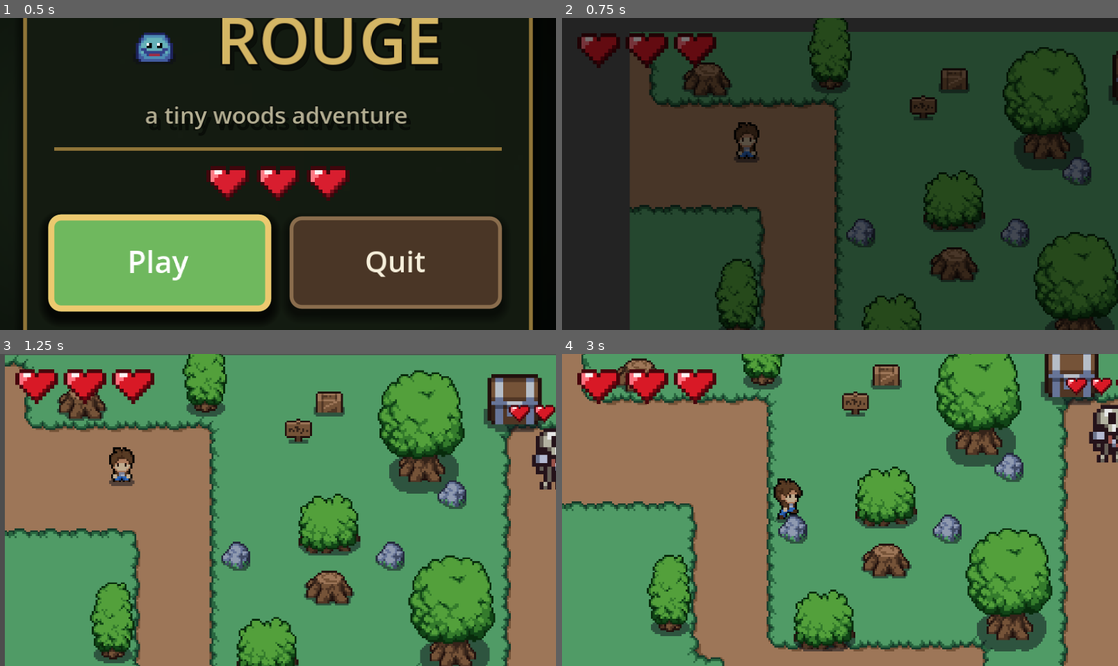
Above: before the commit, frames 1-4 (two rows, left to right).
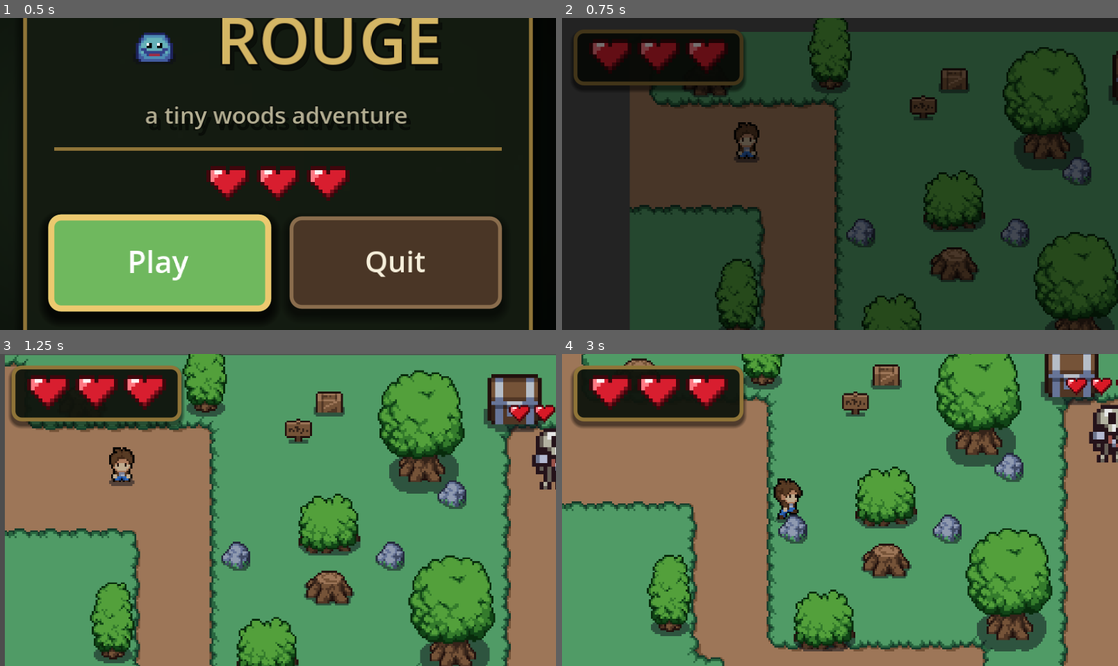
Above: after the commit, the same moments.

Repository: ConnorEMcclanahan/Rouge2D
Game: Godot game, scene res://scenes/menu.tscn
Two runs of this game, one before a commit and one after it. Both use one fixed random seed, a clock stepped at 60 frames per second and the inputs below.
Inputs (mouse positions are in pixels of both pictures, inside the frame that each line leads up to):
- Up to frame 1 (0.5 s): no input
- Up to frame 2 (0.75 s): click "Play" at 0.5 s
- Up to frame 3 (1.25 s): no input
- Up to frame 4 (3 s): tap Enter (ui_accept) at 1.25, 1.52, 2.27 s; move the mouse to (962, 494) at 1.27 s; hold D 1.28-2.03 s; move the mouse to (728, 525) at 2.02 s; hold S 2.03-2.78 s; move the mouse to (895, 441) at 2.77 s; hold D from 2.78 s (still down)

Frame 1 is identical in both runs. In frame 2, 4.7% of the frame differs, in the area x 2-33%, y 3-24%; in frame 3, 5.8%; in frame 4, 5.9%, in the area x 1-34%, y 3-24%.

Commit message:
Polish in-game UI: HUD hearts plate, upgrade panel redesign, keycap interact prompt

Diff:
--- a/scripts/hud.gd
+++ b/scripts/hud.gd
@@ -1,56 +1,89 @@
 extends CanvasLayer
-## Zelda-style hearts HUD. Heart textures come from the shared UiTheme helpers.
+## Hearts HUD in a small bordered plate. Heart textures come from UiTheme.
+
 const UiTheme = preload("res://scripts/ui_theme.gd")
 
 var hearts: Array[TextureRect] = []
 var full_texture: ImageTexture
 var empty_texture: ImageTexture
 var pending_health: int = 3
+var plate: PanelContainer
 
 func _ready() -> void:
 	layer = 10
 	full_texture = UiTheme.make_heart_texture(
-		Color(0.85, 0.1, 0.15), Color(1.0, 0.45, 0.5),
-		Color(0.45, 0.02, 0.06), Color(0.28, 0.02, 0.05), Color(1.0, 0.95, 0.95)
+		Color("d81e2f"), Color("ff7a84"),
+		Color("7c0f1b"), Color("3f060c"), Color("fff2f3")
 	)
 	empty_texture = UiTheme.make_heart_texture(
-		Color(0.24, 0.24, 0.27), Color(0.38, 0.38, 0.42),
-		Color(0.12, 0.12, 0.14), Color(0.07, 0.07, 0.09), Color(0.3, 0.3, 0.34)
+		Color("232529"), Color("3a3d42"),
+		Color("121316"), Color("070709"), Color("2e3136")
 	)
+
+	plate = PanelContainer.new()
+	plate.name = "Plate"
+	var style := UiTheme.make_panel_style(Color("10150de6"), UiTheme.C_PANEL_BORDER, 5)
+	style.shadow_size = 2
+	style.shadow_offset = Vector2(0, 2)
+	style.content_margin_left = 8.0
+	style.content_margin_right = 8.0
+	style.content_margin_top = 5.0
+	style.content_margin_bottom = 6.0
+	plate.add_theme_stylebox_override("panel", style)
+	plate.position = Vector2(6, 6)
+	plate.mouse_filter = Control.MOUSE_FILTER_IGNORE
+	add_child(plate)
 
 	var container := HBoxContainer.new()
 	container.name = "Hearts"
-	container.position = Vector2(8, 8)
 	container.add_theme_constant_override("separation", 3)
-	add_child(container)
+	container.mouse_filter = Control.MOUSE_FILTER_IGNORE
+	plate.add_child(container)
 
 	for i in 3:
-		var heart := TextureRect.new()
-		heart.custom_minimum_size = Vector2(22, 18)
-		heart.expand_mode = TextureRect.EXPAND_IGNORE_SIZE
-		heart.stretch_mode = TextureRect.STRETCH_SCALE
-		container.add_child(heart)
-		hearts.append(heart)
+		_append_heart(container)
 
+	await get_tree().process_frame
+	plate.reset_size()
 	set_health(pending_health)
 
+func _append_heart(container: HBoxContainer) -> void:
+	var heart := TextureRect.new()
+	heart.custom_minimum_size = Vector2(22, 18)
+	heart.expand_mode = TextureRect.EXPAND_IGNORE_SIZE
+	heart.stretch_mode = TextureRect.STRETCH_SCALE
+	heart.mouse_filter = Control.MOUSE_FILTER_IGNORE
+	container.add_child(heart)
+	hearts.append(heart)
+
 func set_max_health(max_health: int) -> void:
-	var container := get_node("Hearts")
+	var container := get_node("Plate/Hearts") as HBoxContainer
 	while hearts.size() < max_health:
-		var heart := TextureRect.new()
-		heart.custom_minimum_size = Vector2(22, 18)
-		heart.expand_mode = TextureRect.EXPAND_IGNORE_SIZE
-		heart.stretch_mode = TextureRect.STRETCH_SCALE
-		container.add_child(heart)
-		hearts.append(heart)
+		_append_heart(container)
 	while hearts.size() > max_health:
 		var heart: TextureRect = hearts.pop_back()
 		heart.queue_free()
+	plate.reset_size()
 	set_health(pending_health)
 
 func set_health(current: int) -> void:
+	var gained := current > pending_health
 	pending_health = current
 	if hearts.is_empty():
 		return
 	for i in hearts.size():
 		hearts[i].texture = full_texture if i < current else empty_texture
+	if gained:
+		_pop_heart(current - 1)
+
+## Tiny scale-pop on a newly gained heart.
+func _pop_heart(index: int) -> void:
+	if index < 0 or index >= hearts.size():
+		return
+	var heart := hearts[index]
+	heart.scale = Vector2(0.5, 0.5)
+	heart.modulate.a = 0.4
+	var tween := heart.create_tween()
+	tween.set_parallel(true)
+	tween.tween_property(heart, "scale", Vector2.ONE, 0.25).set_trans(Tween.TRANS_BACK).set_ease(Tween.EASE_OUT)
+	tween.tween_property(heart, "modulate:a", 1.0, 0.2)
--- a/scripts/player.gd
+++ b/scripts/player.gd
@@ -7,6 +7,8 @@
 const ATTACK_WINDOW = 0.18
 const HIT_STUN_TIME = 0.4
 const HURT_FLASH_TIME = 0.25
+
+const UiTheme = preload("res://scripts/ui_theme.gd")
 
 @onready var animated_sprite = $AnimatedSprite2D
 
@@ -25,7 +27,7 @@
 var swing_hit_enemies: Array[Node] = []
 var map_bounds: Rect2 = Rect2()
 var nearby_interactable: Node = null
-var prompt_label: Label
+var prompt: Control
 
 func _ready():
 	add_to_group("player")
@@ -311,17 +313,17 @@
 	hud.set_health(health)
 
 func _build_interact_prompt() -> void:
-	prompt_label = Label.new()
-	prompt_label.text = "SPACE"
-	prompt_label.visible = false
-	prompt_label.add_theme_font_size_override("font_size", 10)
-	prompt_label.add_theme_color_override("font_color", Color(1.0, 0.95, 0.7))
-	prompt_label.add_theme_color_override("font_outline_color", Color(0, 0, 0, 0.85))
-	prompt_label.add_theme_constant_override("outline_size", 3)
-	add_child(prompt_label)
+	prompt = UiTheme.make_keycap("SPACE", 10)
+	prompt.name = "InteractPrompt"
+	prompt.visible = false
+	prompt.mouse_filter = Control.MOUSE_FILTER_IGNORE
+	add_child(prompt)
 
 func _update_prompt() -> void:
 	var show := nearby_interactable != null and not is_dead
-	prompt_label.visible = show
+	if show and not prompt.visible:
+		prompt.reset_size()
+	prompt.visible = show
 	if show:
-		prompt_label.global_position = global_position + Vector2(-16, -38)
+		var bob := sin(Time.get_ticks_msec() * 0.006) * 2.0
+		prompt.global_position = global_position + Vector2(-prompt.size.x * 0.5, -46.0 + bob)
--- a/scripts/upgrade_panel.gd
+++ b/scripts/upgrade_panel.gd
@@ -1,16 +1,17 @@
 extends CanvasLayer
 ## Roguelike upgrade choice panel. Pauses the game while open.
-## Sized to fit the 288x162 game viewport: title + 3 compact option buttons.
+## A titled card with three icon + text option buttons.
 
 const UiTheme = preload("res://scripts/ui_theme.gd")
 const Upgrades = preload("res://scripts/upgrades.gd")
 
-const TITLE_SIZE := 16
-const BUTTON_SIZE := Vector2(230, 34)
-const SEPARATION := 6
+const TITLE_SIZE := 18
+const BUTTON_SIZE := Vector2(232, 40)
+const SEPARATION := 8
 
 var overlay: ColorRect
-var center: VBoxContainer
+var vignette: TextureRect
+var center: PanelContainer
 var chosen := false
 
 func _ready() -> void:
@@ -19,42 +20,89 @@
 	get_tree().paused = true
 
 	overlay = ColorRect.new()
-	overlay.color = Color(0, 0, 0, 0.55)
+	overlay.color = Color(0, 0, 0, 0.6)
 	overlay.mouse_filter = Control.MOUSE_FILTER_STOP
 	add_child(overlay)
 
-	center = VBoxContainer.new()
-	center.alignment = BoxContainer.ALIGNMENT_CENTER
-	center.add_theme_constant_override("separation", SEPARATION)
+	vignette = UiTheme.make_vignette(0.3)
+	add_child(vignette)
+
+	center = PanelContainer.new()
+	center.add_theme_stylebox_override("panel", UiTheme.make_panel_style(UiTheme.C_PANEL_BG_SOFT, UiTheme.C_PANEL_BORDER_LIGHT, 8))
 	add_child(center)
 
-	var title := UiTheme.make_label("Choose an Upgrade", TITLE_SIZE, Color(1.0, 0.9, 0.6))
-	title.custom_minimum_size = Vector2(BUTTON_SIZE.x, TITLE_SIZE + 4)
-	center.add_child(title)
+	var content := VBoxContainer.new()
+	content.alignment = BoxContainer.ALIGNMENT_CENTER
+	content.add_theme_constant_override("separation", SEPARATION)
+	center.add_child(content)
+
+	var header := HBoxContainer.new()
+	header.alignment = BoxContainer.ALIGNMENT_CENTER
+	header.add_theme_constant_override("separation", 8)
+	header.add_child(UiTheme.make_icon("chest", 20))
+	var title := UiTheme.make_label("Choose an Upgrade", TITLE_SIZE, UiTheme.C_GOLD)
+	header.add_child(title)
+	content.add_child(header)
+
+	content.add_child(UiTheme.make_divider(UiTheme.C_PANEL_BORDER))
 
 	var first: Button = null
 	for id in Upgrades.roll_three():
 		var def: Dictionary = Upgrades.UPGRADE_DEFS[id]
-		var btn := UiTheme.make_button("%s\n%s" % [def["name"], def["desc"]])
-		btn.custom_minimum_size = BUTTON_SIZE
-		btn.add_theme_font_size_override("font_size", 12)
+		var btn := _make_option_button(id, def)
 		btn.pressed.connect(_on_pick.bind(id))
-		center.add_child(btn)
+		content.add_child(btn)
 		if first == null:
 			first = btn
 
+	await get_tree().process_frame
 	_layout()
 	get_viewport().size_changed.connect(_layout)
 	if first:
 		first.grab_focus()
 
+	# Pop-in
+	center.modulate.a = 0.0
+	center.scale = Vector2(0.92, 0.92)
+	center.pivot_offset = center.size * 0.5
+	var intro := create_tween().set_parallel(true)
+	intro.tween_property(center, "modulate:a", 1.0, 0.22)
+	intro.tween_property(center, "scale", Vector2.ONE, 0.22).set_trans(Tween.TRANS_BACK).set_ease(Tween.EASE_OUT)
+
+## Button with an icon on the left and a two-line name/description column.
+func _make_option_button(id: String, def: Dictionary) -> Button:
+	var btn := UiTheme.make_button("", "green", BUTTON_SIZE, 13)
+
+	var row := HBoxContainer.new()
+	row.mouse_filter = Control.MOUSE_FILTER_IGNORE
+	row.set_anchors_and_offsets_preset(Control.PRESET_FULL_RECT)
+	row.add_theme_constant_override("separation", 10)
+	btn.add_child(row)
+
+	var icon_holder := CenterContainer.new()
+	icon_holder.custom_minimum_size = Vector2(26, 0)
+	icon_holder.mouse_filter = Control.MOUSE_FILTER_IGNORE
+	icon_holder.add_child(UiTheme.make_icon(UiTheme.upgrade_icon(id), 20))
+	row.add_child(icon_holder)
+
+	var col := VBoxContainer.new()
+	col.mouse_filter = Control.MOUSE_FILTER_IGNORE
+	col.alignment = BoxContainer.ALIGNMENT_CENTER
+	col.add_theme_constant_override("separation", 0)
+	col.size_flags_horizontal = Control.SIZE_EXPAND_FILL
+	col.add_child(UiTheme.make_label(def["name"], 14, UiTheme.C_GOLD, HORIZONTAL_ALIGNMENT_LEFT))
+	col.add_child(UiTheme.make_label(def["desc"], 10, UiTheme.C_MUTED, HORIZONTAL_ALIGNMENT_LEFT))
+	row.add_child(col)
+	return btn
+
 func _layout() -> void:
 	var vp_size: Vector2 = get_viewport().get_visible_rect().size
 	overlay.size = vp_size
 	overlay.position = Vector2.ZERO
-	var total_h: float = (TITLE_SIZE + 4) + BUTTON_SIZE.y * 3.0 + SEPARATION * 3.0
-	center.size = Vector2(BUTTON_SIZE.x, total_h)
-	center.position = Vector2((vp_size.x - center.size.x) * 0.5, (vp_size.y - center.size.y) * 0.5)
+	vignette.size = vp_size
+	vignette.position = Vector2.ZERO
+	center.reset_size()
+	center.position = (vp_size - center.size) * 0.5
 
 func _on_pick(id: String) -> void:
 	if chosen:
